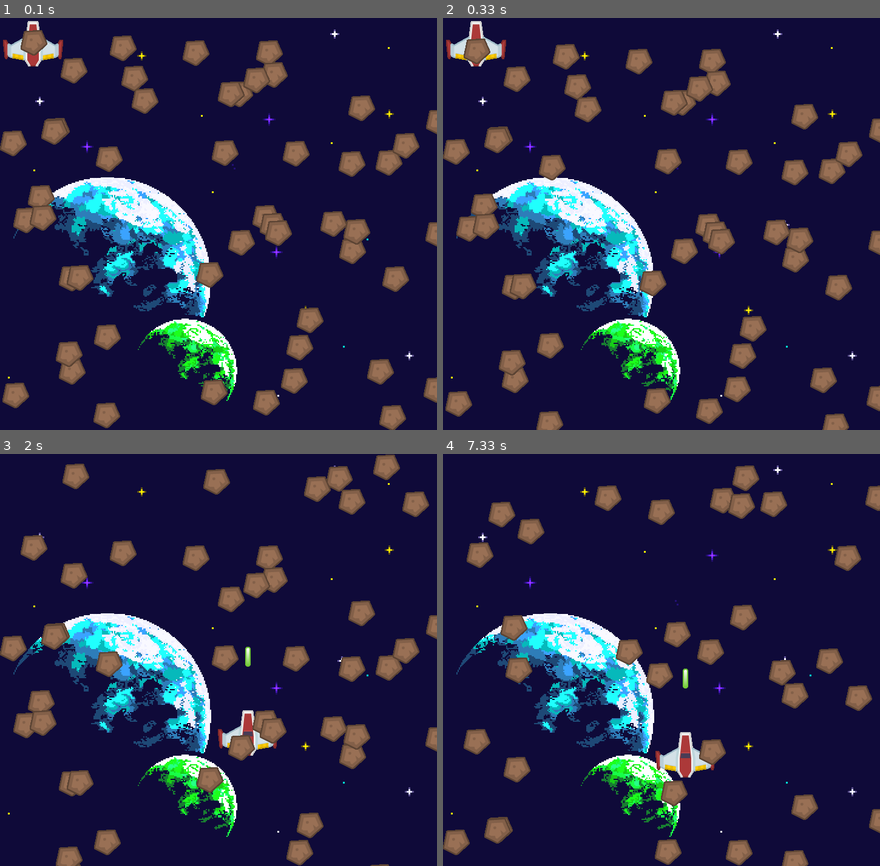
Above: before the commit, frames 1-4 (two rows, left to right).
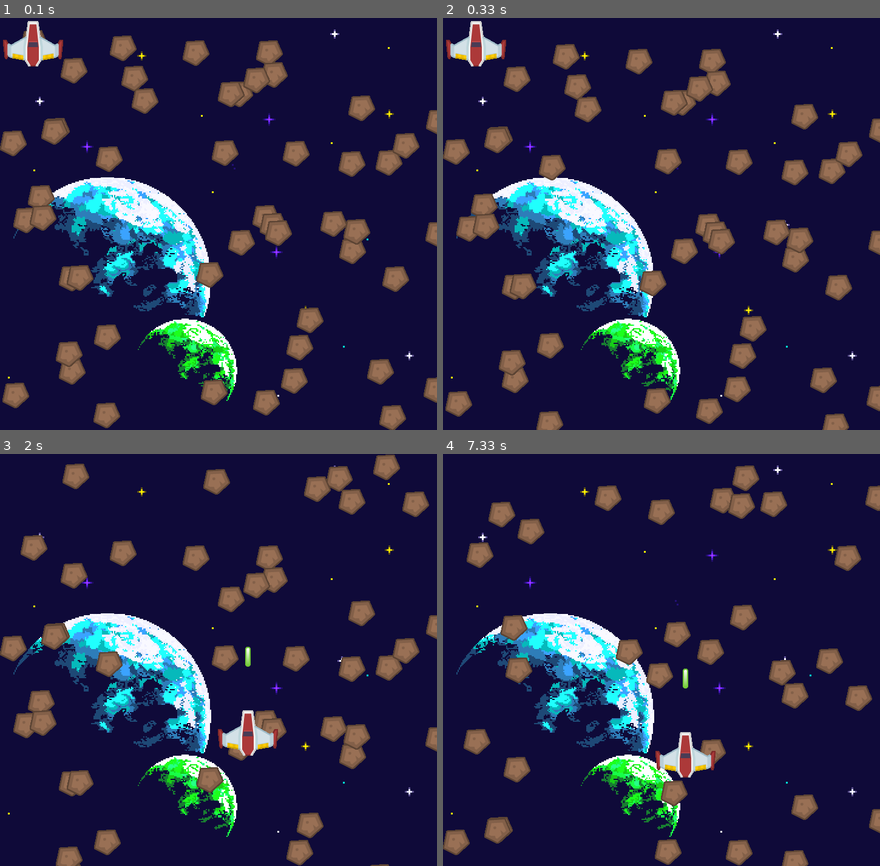
Above: after the commit, the same moments.

Repository: lingwey/juego-de-destruir-meteoros-en-pygame
Game: pygame game, started from destruir meteoritos.py
Two runs of this game, one before a commit and one after it. Both use one fixed random seed, a clock stepped at 60 frames per second and the inputs below.
Inputs (mouse positions are in pixels of both pictures, inside the frame that each line leads up to):
- Up to frame 1 (0.1 s): no input
- Up to frame 2 (0.33 s): no input
- Up to frame 3 (2 s): click (218, 660) at 0.38 s; click (262, 750) at 0.72 s; click (380, 804) at 1.05 s; click (113, 577) at 1.38 s; click (218, 709) at 1.72 s
- Up to frame 4 (7.33 s): click (600, 573) at 2.05 s; click (814, 767) at 2.38 s; click (521, 701) at 2.72 s; click (530, 519) at 3.05 s; click (556, 734) at 3.38 s; click (818, 754) at 3.72 s; click (530, 812) at 4.05 s; click (526, 684) at 4.38 s; click (687, 775) at 4.72 s; click (740, 795) at 5.05 s; click (508, 804) at 5.38 s; click (552, 730) at 5.72 s; click (801, 569) at 6.05 s; click (683, 544) at 6.38 s; click (543, 515) at 6.72 s; click (657, 734) at 7.05 s

The runs differ from the first frame. In frame 1, 0.3% of the frame differs, in the area x 4-11%, y 2-10%; in frame 2, 0.3%; in frame 3, 0.3%, in the area x 52-64%, y 64-74%; in frame 4, less than 0.1%.

Commit message:
re acomoda los elementos y a la clase juego

Diff:
--- a/destruir meteoritos.py
+++ b/destruir meteoritos.py
@@ -2,10 +2,6 @@
 
 pantallaAlto = 680
 pantallaAncho = 720
-ventana = pygame.display.set_mode([pantallaAncho, pantallaAlto])
-reloj = pygame.time.Clock()
-imagenDeFondo = pygame.image.load("recursos/imagenes/background.png").convert()
-cerrar = False
 negro = (0,0,0)
 
 #agrega imagenes para el juego
@@ -19,7 +15,7 @@
     def update (self):
         #genera el moviemiento de caida de los meteoros
         self.rect.y += 1
-        if self.rect.y > pantallaAlto: #reinicia la caida de los meteoros cambiando la posicion del eje 3
+        if self.rect.y > pantallaAlto: #reinicia la caida de los meteoros cambiando la posicion del eje x
             self.rect.y = -10
             self.rect.x = random.randrange(pantallaAncho)
 
@@ -34,8 +30,8 @@
     def update (self): #controla los movimeintos del jugador y mantiene limpio el codiog del bucle principal
         direcionMouse = pygame.mouse.get_pos()
          #print (direcionMouse)
-        jugador.rect.x = direcionMouse [0]
-        jugador.rect.y = direcionMouse [1]
+        self.rect.x = direcionMouse [0]
+        self.rect.y = direcionMouse [1]
 
 class laser (pygame.sprite.Sprite):
     def __init__ (self):
@@ -47,67 +43,77 @@
     def update (self):
         self.rect.y -= 5
 
-
-pygame.init()
-#jugador = pygame.image.load("recursos/imagenes/player.png").convert()
-#jugador.set_colorkey([0,0,0,0])
-pygame.mouse.set_visible(0)
-meteoroLista = pygame.sprite.Group()
-lasersLista = pygame.sprite.Group()
-totalListaImagenes = pygame.sprite.Group()
-jugador =player()
-puntaje = 0
-totalListaImagenes.add(jugador)
-
-for i in range (50): #crea los meteoros y genera la posicion donde van a comienzar
-    meteoros = meteoro()
-    meteoros.rect.x = random.randrange(pantallaAncho)
-    meteoros.rect.y = random.randrange(pantallaAlto)
-    meteoroLista.add(meteoros)
-    totalListaImagenes.add(meteoros)
-
-sonidoLaser = pygame.mixer.Sound("recursos/sonido/laser5.ogg")
-
-while not cerrar:
-    for event in pygame.event.get():
-        if event.type == pygame.QUIT:
-            cerrar = True
-        if event.type == pygame.MOUSEBUTTONDOWN:
-            disparo = laser()
-            disparo.rect.x = jugador.rect.x + 45
-            disparo.rect.y = jugador.rect.y - 20
+#crea la clase juego
+class juego (object):
+    def __init__ (self, sonidoLaser, imagenDeFondo):
+        self.puntaje = 0
+        self.meteoroLista = pygame.sprite.Group()
+        self.totalListaImagenes = pygame.sprite.Group()
+        self.cantidadMeteoros = 50
+        self.lasersLista = pygame.sprite.Group()
 
 
-            totalListaImagenes.add(disparo)
-            lasersLista.add(disparo)
-            sonidoLaser.play()
+        for i in range (self.cantidadMeteoros): #crea los meteoros y genera la posicion donde van a comienzar
+            meteoros = meteoro()
+            meteoros.rect.x = random.randrange(pantallaAncho)
+            meteoros.rect.y = random.randrange(pantallaAlto)
+            self.meteoroLista.add(meteoros)
+            self.totalListaImagenes.add(meteoros)
 
-    #el metodo update remplaza todo este bloque de codigo
-    """direcionMouse = pygame.mouse.get_pos()
-    #print (direcionMouse)
-    jugador.rect.x = direcionMouse [0]
-    jugador.rect.y = direcionMouse [1] """
+        self.jugador = player()
+        self.totalListaImagenes.add(self.jugador)
+        self.fondo = pygame.image.load(imagenDeFondo).convert()
+        self.sonido = sonidoLaser
 
-    totalListaImagenes.update() #genera el movimiento a toda la lista de sprites
+    def process_events (self):
+        for event in pygame.event.get():
+            if event.type == pygame.QUIT:
+               return True
+            if event.type == pygame.MOUSEBUTTONDOWN:
+                disparo = laser()
+                disparo.rect.x = self.jugador.rect.x + 45
+                disparo.rect.y = self.jugador.rect.y - 20
 
-    """meteoroHitLista = pygame.sprite.spritecollide(jugador, meteoroLista, True)
-    for meteor in meteoroHitLista:
-        puntaje += 1
-        print(puntaje)"""
-    for disparo in lasersLista:
-        meteoroHitLista = pygame.sprite.spritecollide(disparo, meteoroLista, True)
-        for meteoro in meteoroHitLista:
-            totalListaImagenes.remove(disparo)
-            lasersLista.remove(disparo)
-            puntaje += 1
-            print (puntaje)
-        if disparo.rect.y < -10 :
-            totalListaImagenes.remove(disparo)
-            lasersLista.remove(disparo)
-    #ventana.fill([255,255,255])
-    ventana.blit(imagenDeFondo,[0,0])
-    #ventana.blit(jugador, [x,y])
-    totalListaImagenes.draw(ventana)
-    pygame.display.flip()
-    reloj.tick(60)
-pygame.quit()
+
+                self.totalListaImagenes.add(disparo)
+                self.lasersLista.add(disparo)
+                self.sonido.play()
+        return False
+
+    def run_logic (self):
+        self.totalListaImagenes.update()
+        for disparo in self.lasersLista:
+            meteoroHitLista = pygame.sprite.spritecollide(disparo, self.meteoroLista, True)
+            for meteoro in meteoroHitLista:
+                self.totalListaImagenes.remove(disparo)
+                self.lasersLista.remove(disparo)
+                self.puntaje += 1
+                print (self.puntaje)
+            if disparo.rect.y < -10 :
+                self.totalListaImagenes.remove(disparo)
+                self.lasersLista.remove(disparo)
+
+    def display_frame (self,ventana):
+        ventana.blit(self.fondo,[0,0])
+        self.totalListaImagenes.draw(ventana)
+        pygame.display.flip()
+
+def main ():
+    pygame.init()
+    imagenDeFondo = "recursos/imagenes/background.png"
+    sonidoLaser = pygame.mixer.Sound("recursos/sonido/laser5.ogg")
+    ventana = pygame.display.set_mode([pantallaAncho, pantallaAlto])
+    cerrar = False
+    reloj = pygame.time.Clock()
+    game = juego( sonidoLaser, imagenDeFondo)
+    pygame.mouse.set_visible(0)
+
+    while not cerrar:
+        cerrar = game.process_events()
+        game.run_logic()
+        game.display_frame(ventana)
+        reloj.tick(60)
+    pygame.quit()
+
+if __name__ == "__main__":
+    main()
